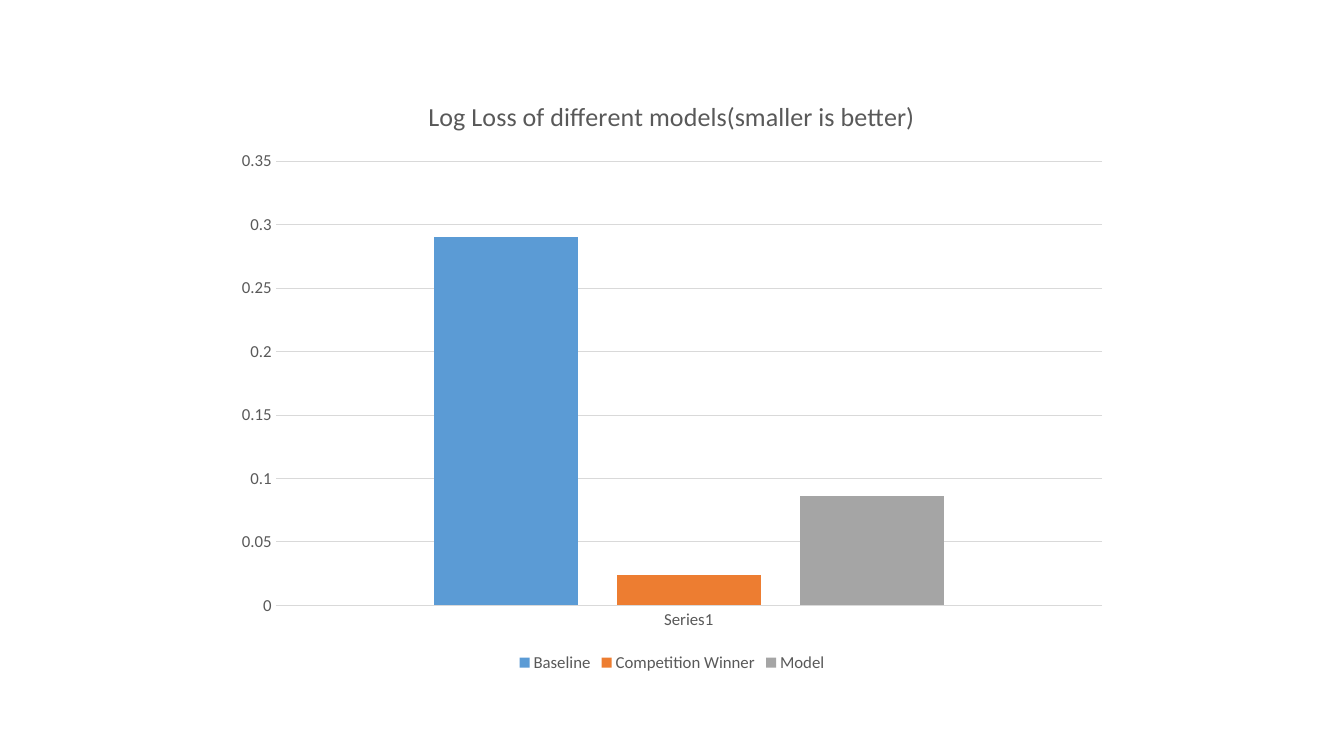
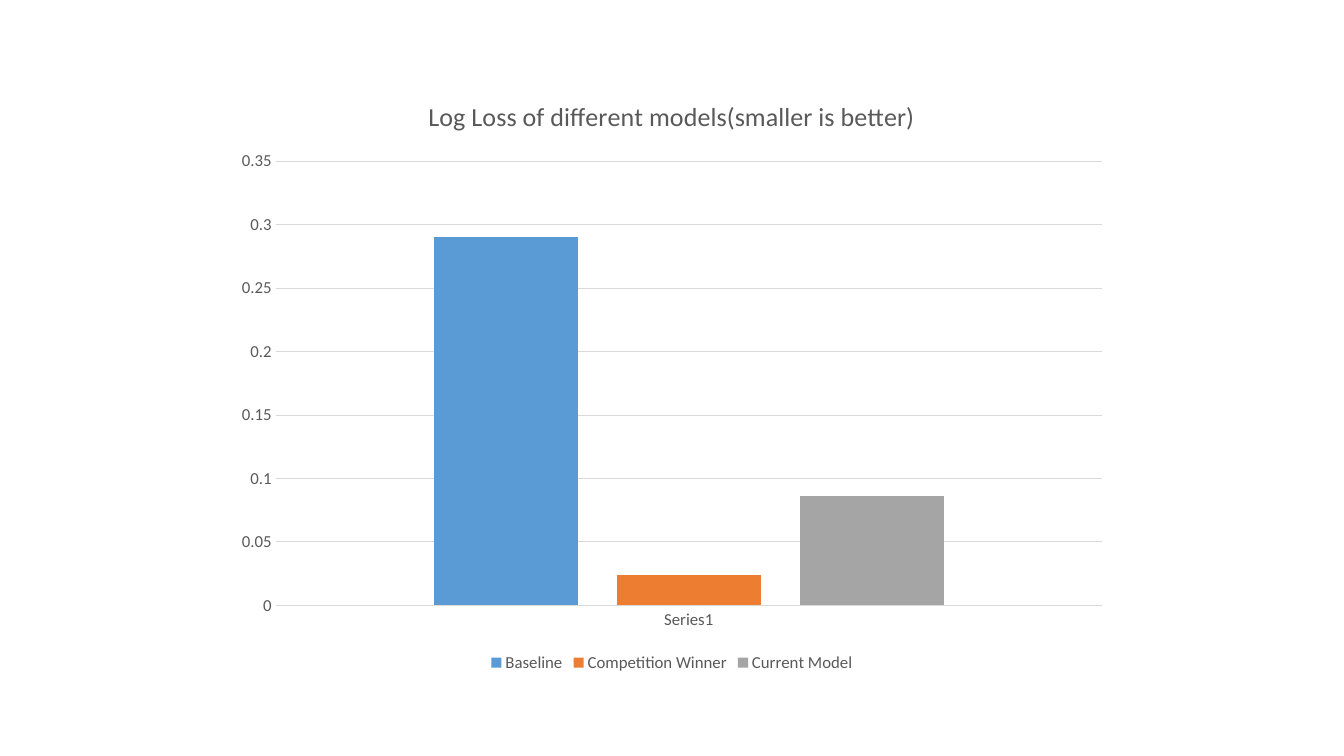
Before and after one commit to shivarajugowda/machine-learning, a slide deck: slide 4 of projects/capstone/training_images.pptx. Drawn at 1344x756 pixels with LibreOffice and Linux fonts; fonts in the diff are those of the drawing. Boxes give left, top, right and bottom in pixels: in the first picture for what was removed or moved away, otherwise in the second. Text is boxed around its words. In the diff, an @@ line names an element or a change of style, - is before the commit and + after.

```diff
--- a/projects/capstone/training_images.pptx
+++ b/projects/capstone/training_images.pptx
@@ column chart at [224,80,1120,678] @@
-Model: 0.086
+Current Model: 0.086
```
Also in this commit, not shown: 3 slides added, 3 other files.
